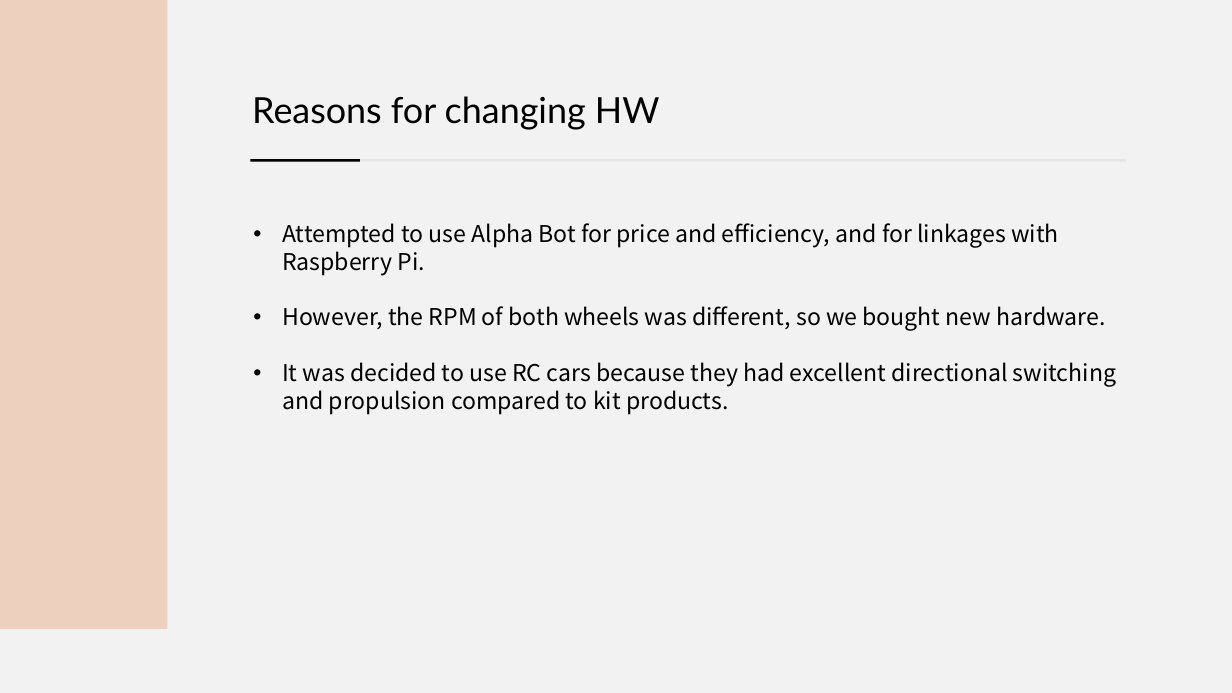
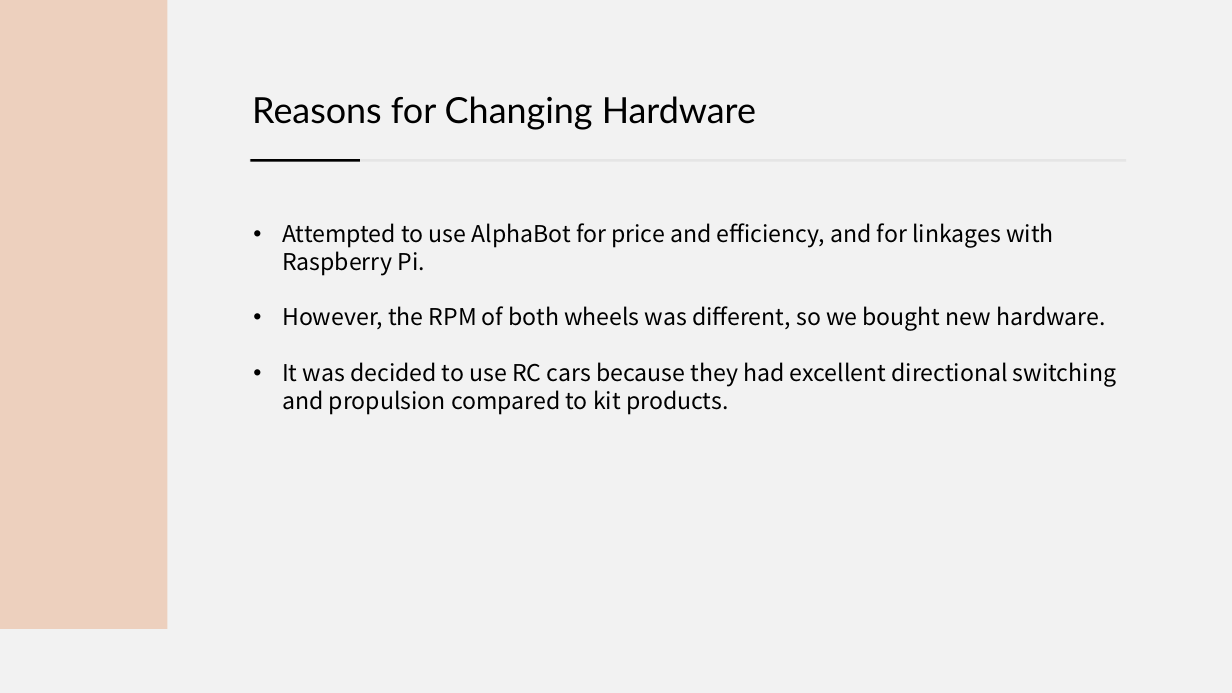
Before and after one commit to jsotouto/ICARUS, a slide deck: slide 9 of ICARUS 최종(일껄).pptx (slide 6 before the commit). Drawn at 1232x693 pixels with LibreOffice and Linux fonts; fonts in the diff are those of the drawing. Boxes give left, top, right and bottom in pixels: in the first picture for what was removed or moved away, otherwise in the second. Text is boxed around its words. In the diff, an @@ line names an element or a change of style, - is before the commit and + after.

```diff
--- a/ICARUS 최종(일껄).pptx
+++ b/ICARUS 최종(일껄).pptx
@@ text at bbox=[252, 96, 756, 130]: text changed @@
-Reasons for changing HW
+Reasons for Changing Hardware
@@ text at bbox=[282, 223, 1054, 276]: spaces changed @@
-• Attempted to use Alpha Bot for price and efficiency, and for linkages with Raspberry Pi.
+• Attempted to use AlphaBot for price and efficiency, and for linkages with Raspberry Pi.
```
Also in this commit, not shown: 17 other slides changed, 2 slides added, 3 slides removed, 2 other files.
